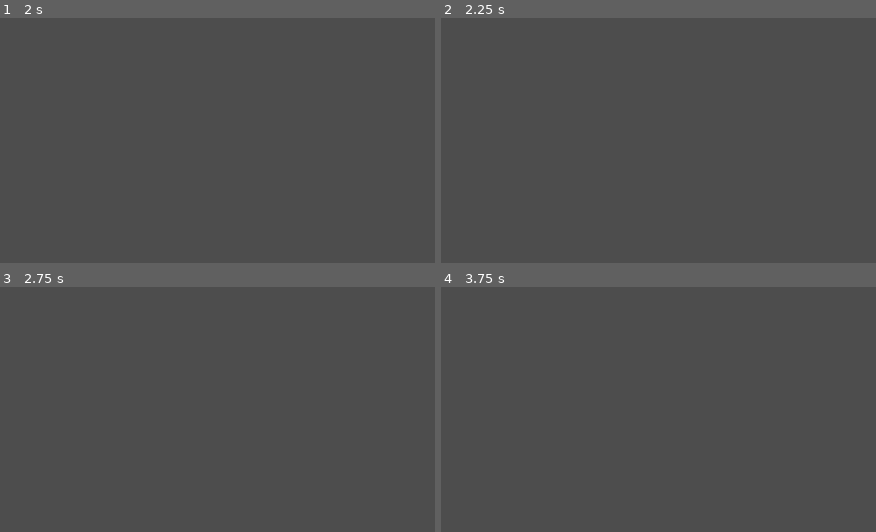
Above: before the commit, frames 1-4 (two rows, left to right).
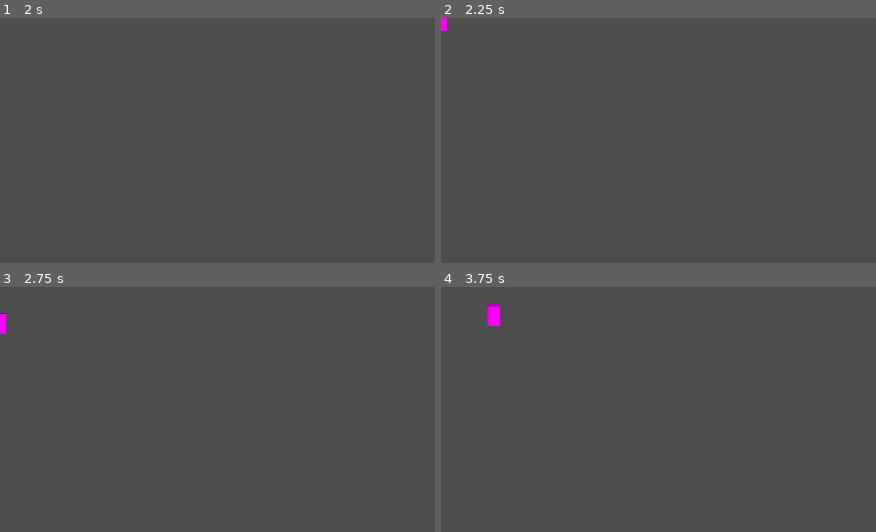
Above: after the commit, the same moments.

Repository: FalkoKotva/multiplayer2D
Game: Godot game, scene res://Scenes/main_menu.tscn
The game is run twice, just before and just after one commit, with the same random seed, the same clock (stepped at 60 frames per second) and the same inputs.
Inputs:
- Up to frame 1 (2 s): tap Enter at 0.5 s; hold D (move_right) 0.53-1.25 s; click "Host" at 1.25 s
- Up to frame 2 (2.25 s): tap Space at 2 s; hold S (move_down) from 2.03 s (still down)
- Up to frame 3 (2.75 s): keep holding S (move_down)
- Up to frame 4 (3.75 s): tap Enter at 2.75 s; release S (move_down) at 2.78 s; hold D (move_right) 2.78-3.53 s; hold W (move_up) from 3.53 s (still down)

Frame 1 is identical in both runs. In frame 2, less than 0.1% of the frame differs, in the area x 0-2%, y 0-6%; in frame 3, 0.1%; in frame 4, 0.3%, in the area x 10-14%, y 6-16%.
Error before the commit: Parse Error: Identifier "movement_vector" not declared in the current scope. (res://Scenes/Player/player.gd:5)

Commit message:
synchronized movement

Diff:
--- a/Scenes/Player/player.gd
+++ b/Scenes/Player/player.gd
@@ -1,6 +1,16 @@
+class_name Player
 extends CharacterBody2D
+
+@onready var player_input_synchronizer_component: PlayerInputSynchronizerComponent = $PlayerInputSynchronizerComponent
+
+var input_multiplayer_authority: int
+
+
+func _ready():
+	player_input_synchronizer_component.set_multiplayer_authority(input_multiplayer_authority)
+	set_process(is_multiplayer_authority())
 
 
 func _process(delta: float) -> void:
-	velocity = movement_vector * 100
+	velocity = player_input_synchronizer_component.movement_vector * 100
 	move_and_slide()
--- a/Scenes/Player/player.tscn
+++ b/Scenes/Player/player.tscn
@@ -1,26 +1,31 @@
-[gd_scene format=3 uid="uid://dba1thj60ppvq"]
+[gd_scene format=3 uid="uid://c5dfksrt3u5km"]
 
-[ext_resource type="Script" uid="uid://b07p8x7qawqff" path="res://Scenes/Player/player.gd" id="1_v0iea"]
+[ext_resource type="Script" uid="uid://d1d0h37vo3my4" path="res://Scenes/Player/player.gd" id="1_symyc"]
+[ext_resource type="PackedScene" uid="uid://bgxf7cg6w0ea4" path="res://component/player_input_synchronizer_component.tscn" id="2_abrql"]
 
-[sub_resource type="SceneReplicationConfig" id="SceneReplicationConfig_uvnfx"]
+[sub_resource type="SceneReplicationConfig" id="SceneReplicationConfig_a3d8c"]
+properties/0/path = NodePath(".:global_position")
+properties/0/spawn = true
+properties/0/replication_mode = 1
 
-[sub_resource type="CanvasTexture" id="CanvasTexture_g4v7s"]
+[sub_resource type="PlaceholderTexture2D" id="PlaceholderTexture2D_sfv1e"]
+size = Vector2(18, 32)
 
-[sub_resource type="CircleShape2D" id="CircleShape2D_g4v7s"]
-radius = 4.0
+[sub_resource type="CircleShape2D" id="CircleShape2D_sfv1e"]
 
-[node name="Player" type="CharacterBody2D" unique_id=1235344898]
+[node name="Player" type="CharacterBody2D" unique_id=1613648021]
 collision_layer = 0
-script = ExtResource("1_v0iea")
+script = ExtResource("1_symyc")
 
-[node name="PlayerInputSynchronizerComponent" type="MultiplayerSynchronizer" parent="." unique_id=1244770311]
-replication_config = SubResource("SceneReplicationConfig_uvnfx")
+[node name="PlayerInputSynchronizerComponent" parent="." unique_id=819227121 instance=ExtResource("2_abrql")]
 
-[node name="Sprite2D" type="Sprite2D" parent="." unique_id=233971609]
-position = Vector2(3.2782555e-07, -8)
-scale = Vector2(8.000001, 16)
-texture = SubResource("CanvasTexture_g4v7s")
+[node name="MultiplayerSynchronizer" type="MultiplayerSynchronizer" parent="." unique_id=75093897]
+replication_config = SubResource("SceneReplicationConfig_a3d8c")
 
-[node name="CollisionShape2D" type="CollisionShape2D" parent="." unique_id=1840232765]
-position = Vector2(0, -4)
-shape = SubResource("CircleShape2D_g4v7s")
+[node name="Sprite2D" type="Sprite2D" parent="." unique_id=926069351]
+position = Vector2(0, -16)
+texture = SubResource("PlaceholderTexture2D_sfv1e")
+
+[node name="CollisionShape2D" type="CollisionShape2D" parent="." unique_id=1508696680]
+position = Vector2(0, -10)
+shape = SubResource("CircleShape2D_sfv1e")
--- a/Scenes/main.gd
+++ b/Scenes/main.gd
@@ -1,16 +1,21 @@
 extends Node
-var player_scene: PackedScene = preload("uid://dba1thj60ppvq")
+
+var player_scene: PackedScene = preload("uid://c5dfksrt3u5km")
+
 @onready var multiplayer_spawner: MultiplayerSpawner = $MultiplayerSpawner
 
-func _ready() -> void:
+
+func _ready():
 	multiplayer_spawner.spawn_function = func(data):
-		var player = player_scene.instantiate()
+		var player = player_scene.instantiate() as Player
 		player.name = str(data.peer_id)
+		player.input_multiplayer_authority = data.peer_id
 		return player
 
 	peer_ready.rpc_id(1)
 
-@rpc("any_peer","call_local","reliable")
+
+@rpc("any_peer", "call_local", "reliable")
 func peer_ready():
-	var sender_id =  multiplayer.get_remote_sender_id()
-	multiplayer_spawner.spawn({"peer_id": sender_id})
+	var sender_id = multiplayer.get_remote_sender_id()
+	multiplayer_spawner.spawn({ "peer_id": sender_id })
--- a/component/player_input_synchronizer_component.gd
+++ b/component/player_input_synchronizer_component.gd
@@ -1,10 +1,13 @@
+class_name PlayerInputSynchronizerComponent
 extends MultiplayerSynchronizer
 
 var movement_vector: Vector2 = Vector2.ZERO
 
-func _process(_delta: float) -> void:
+
+func _process(_delta: float):
 	if is_multiplayer_authority():
 		gather_input()
 
+
 func gather_input():
-	movement_vector = Input.get_vector("move_left","move_right","move_up","move_down")
+	movement_vector = Input.get_vector("move_left", "move_right", "move_up", "move_down")
Not shown, changed: Scenes/Player/player.gd.uid
